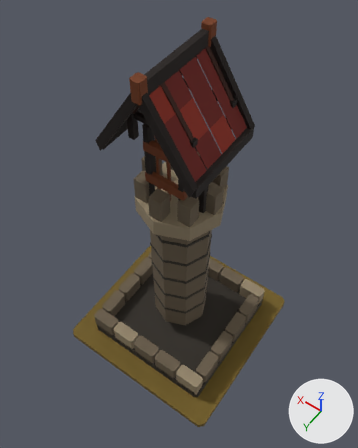
An edit to the glTF model art/archer_tower_t1/archer_tower_t1.glb, drawn before and after from the same camera.
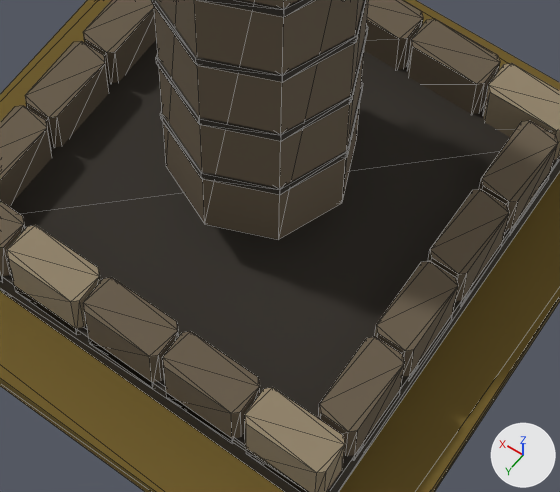
Old and new are each drawn whole from a camera (50 mm lens) standing at (-1.13, 1.609, 3.809) and looking at (0.013, 0.008, 1.294) and again close up on the part from 31% to 73% of the width and 59% to 88% of the height. The axes (+X, +Y, +Z) are drawn at lower right. The lights are the same throughout. The first two pictures are the older version. The close-ups show mesh edges as thin lines.

Names of what the first close-up shows: 'MMR | archer_tower | T01 Architecture.001', 'MMR | archer_tower | Tier 01 Ground.001'.
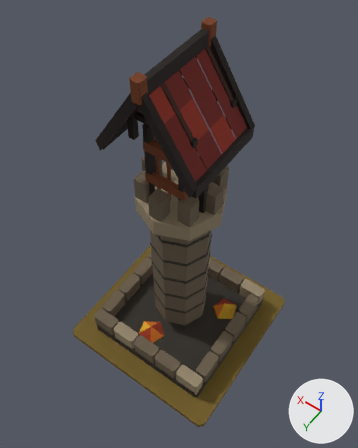
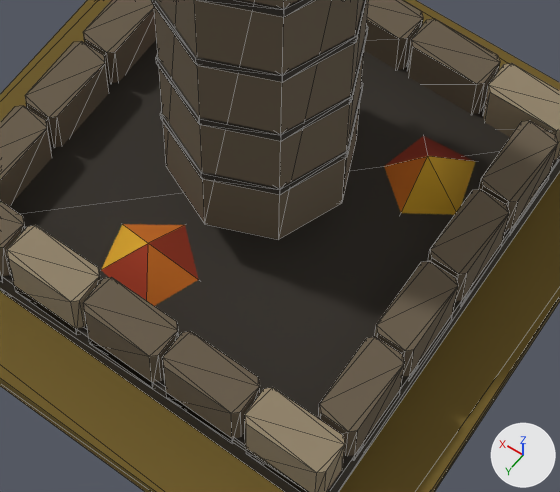
Boxes [x1, y1, x2, y2] around the edits, measured in the close-ups (560 x 492 px):
'MMR | archer_tower | T01 Autumn Dressing.001', added
    after: [101, 136, 476, 306]

What the commit changed:
Mesh me_mmr___archer_tower___t01_autumn_dressing_001 is new.
It has 18 vertices, 15 faces and spans x -0.395..0.423, y -0.334..0.387, z 0.085..0.185.
It uses material mat_mmr___shared_palette_atlas (picture img_mmr_shared_color_palette_64).
Object 'MMR | archer_tower | T01 Autumn Dressing.001' (ob_mmr___archer_tower___t01_autumn_dressing_001) is new; it shows me_mmr___archer_tower___t01_autumn_dressing_001.
Its location is (0.0, 0.0, 0.05).
